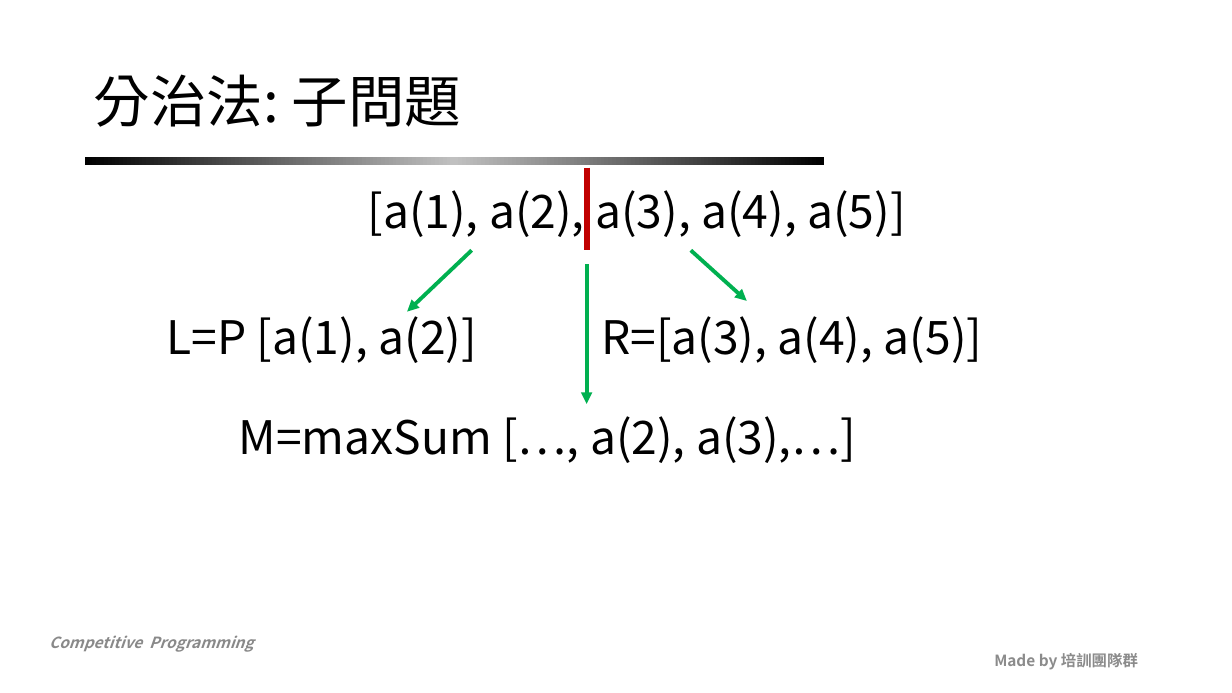
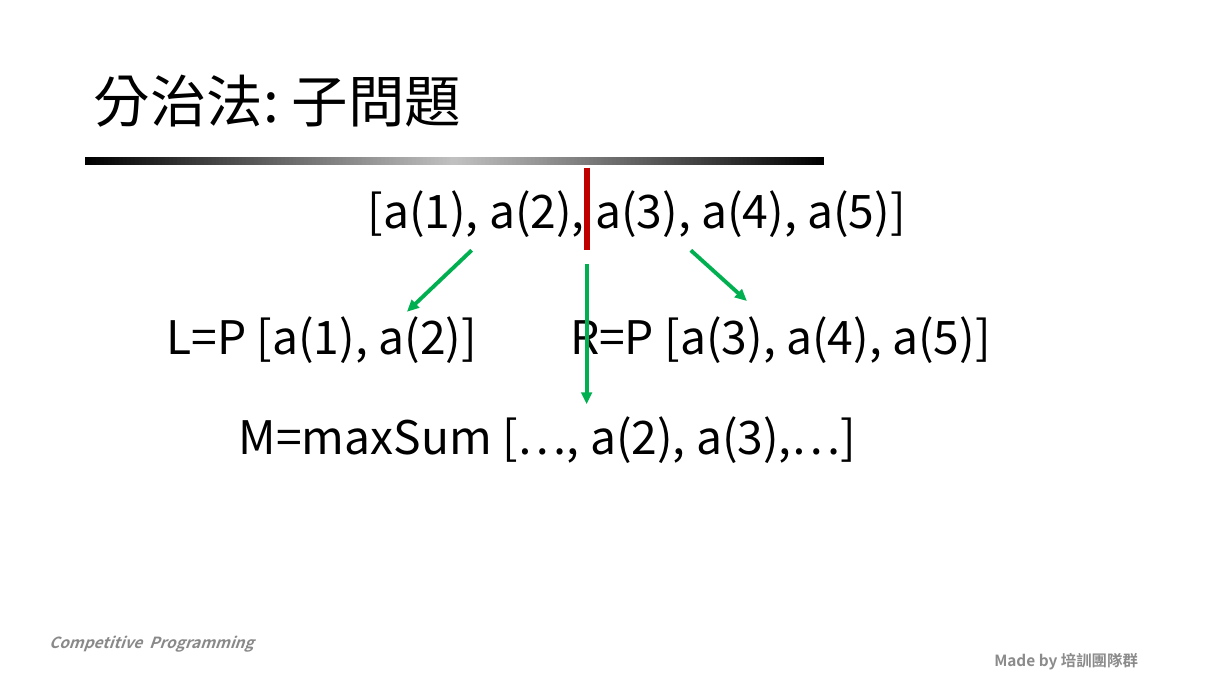
Before and after one commit to NCKUACM-Notes/nckuacm.github.io, a slide deck: slide 103 of 2019/slides/week2_1.pptx. Drawn at 1232x693 pixels with LibreOffice and Linux fonts; fonts in the diff are those of the drawing; background and template pictures are left out. Boxes give left, top, right and bottom in pixels: in the first picture for what was removed or moved away, otherwise in the second. Text is boxed around its words. In the diff, an @@ line names an element or a change of style, - is before the commit and + after.

```diff
--- a/2019/slides/week2_1.pptx
+++ b/2019/slides/week2_1.pptx
@@ text at [166,307,990,463]: text changed @@
-L=P [a(1), a(2)] R=[a(3), a(4), a(5)]
-M=maxSum […, a(2), a(3),…]
+L=P [a(1), a(2)] R=P [a(3), a(4), a(5)]
+M=maxSum […, a(2), a(3),…]
```
Also in this commit, not shown: 5 other slides changed, 1 other file.
